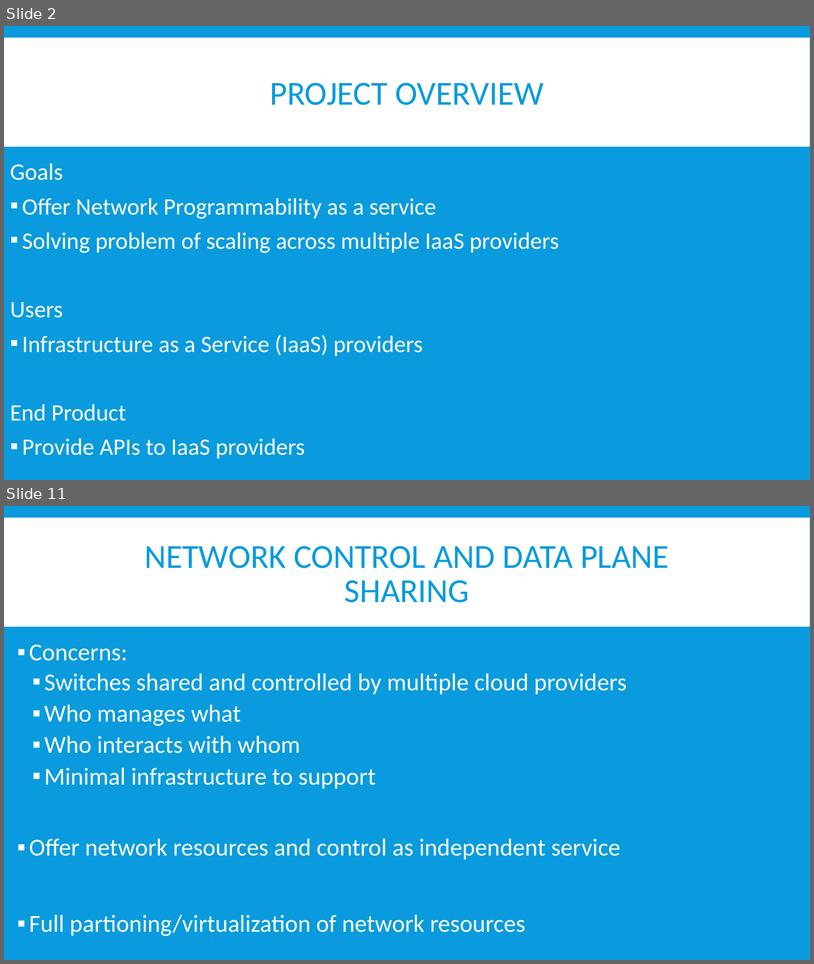
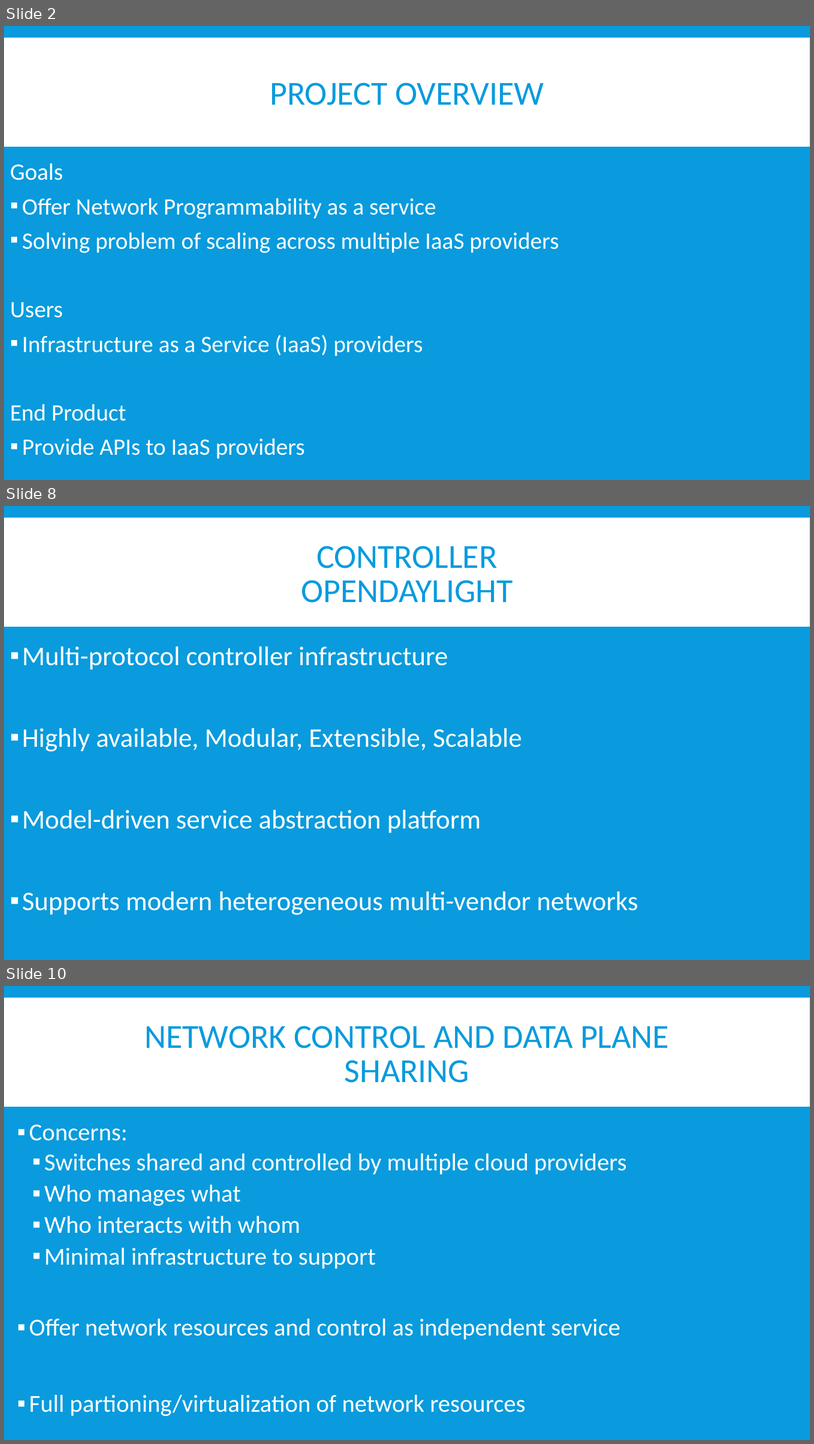
Before and after one commit to BU-NU-CLOUD-SP16/Network-Programmability-as-a-Service, a slide deck: Demo 1.pptx. Shown one above the other, each under a label of ours: slides 2 and 11 before the commit, slides 2, 8 and 10 after it; the slides between them are not shown. The pictures are 814x964 and 814x1444 pixels, drawn with LibreOffice and Linux fonts; fonts in the diff are those of the drawing. Boxes give left, top, right and bottom in pixels: in the first picture for what was removed or moved away, otherwise in the second. Text is boxed around its words. In the diff, an @@ line names an element or a change of style, - is before the commit and + after.

```diff
--- a/Demo 1.pptx
+++ b/Demo 1.pptx
@@ slide 8 added at (4, 506, 810, 960), background #099BDD; not listed: 1 template element that a slide beside it also shows @@
@@ title added at (301, 546, 513, 603), 40 pt, text #099BDD @@
+CONTROLLER
+OPENDAYLIGHT
@@ text added at (22, 646, 638, 915), 32 pt, text #FFFFFF @@
+▪ Multi-protocol controller infrastructure
+▪ Highly available, Modular, Extensible, Scalable
+▪ Model-driven service abstraction platform
+▪ Supports modern heterogeneous multi-vendor networks
@@ what was slide 11 is now slide 10 @@
```
Also in this commit, not shown: 5 slides changed, 3 other slides added, 6 slides removed.
